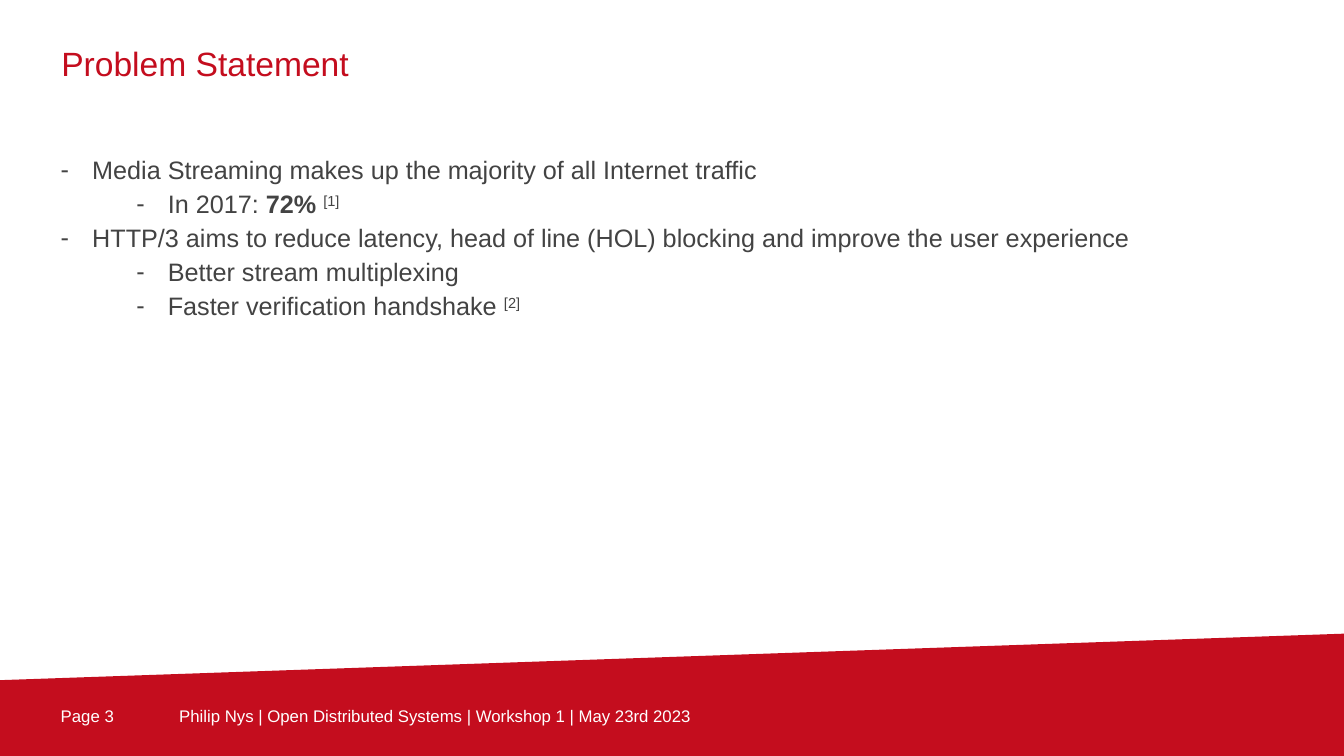
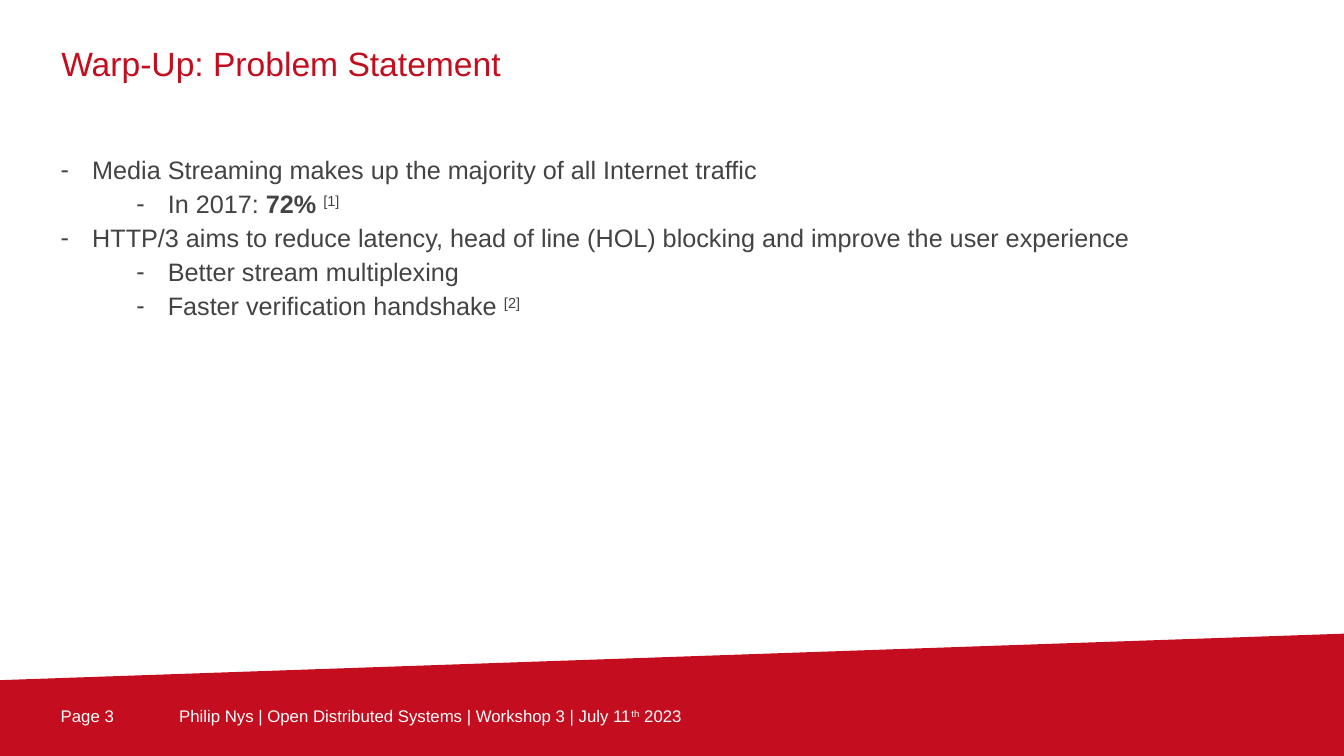
Before and after one commit to ArckyPN/tu-berlin-awt-pj-ss23-http3, a slide deck: slide 3 of Workshops/3/awt-pj-ss23-evaluation-of-http3-for-media-streaming-2.pptx. Drawn at 1344x756 pixels with LibreOffice and Linux fonts; fonts in the diff are those of the drawing; background and template pictures are left out. Boxes give left, top, right and bottom in pixels: in the first picture for what was removed or moved away, otherwise in the second. Text is boxed around its words. In the diff, an @@ line names an element or a change of style, - is before the commit and + after.

```diff
--- a/Workshops/3/awt-pj-ss23-evaluation-of-http3-for-media-streaming-2.pptx
+++ b/Workshops/3/awt-pj-ss23-evaluation-of-http3-for-media-streaming-2.pptx
@@ text at (61,51,501,83): text changed @@
-Problem Statement
+Warp-Up: Problem Statement
@@ text at (179,710,681,726): text changed @@
-Philip Nys | Open Distributed Systems | Workshop 1 | May 23rd 2023
+Philip Nys | Open Distributed Systems | Workshop 3 | July 11th 2023
```
Also in this commit, not shown: 4 other slides changed, 4 slides added, 4 slides removed, 2 other files.
